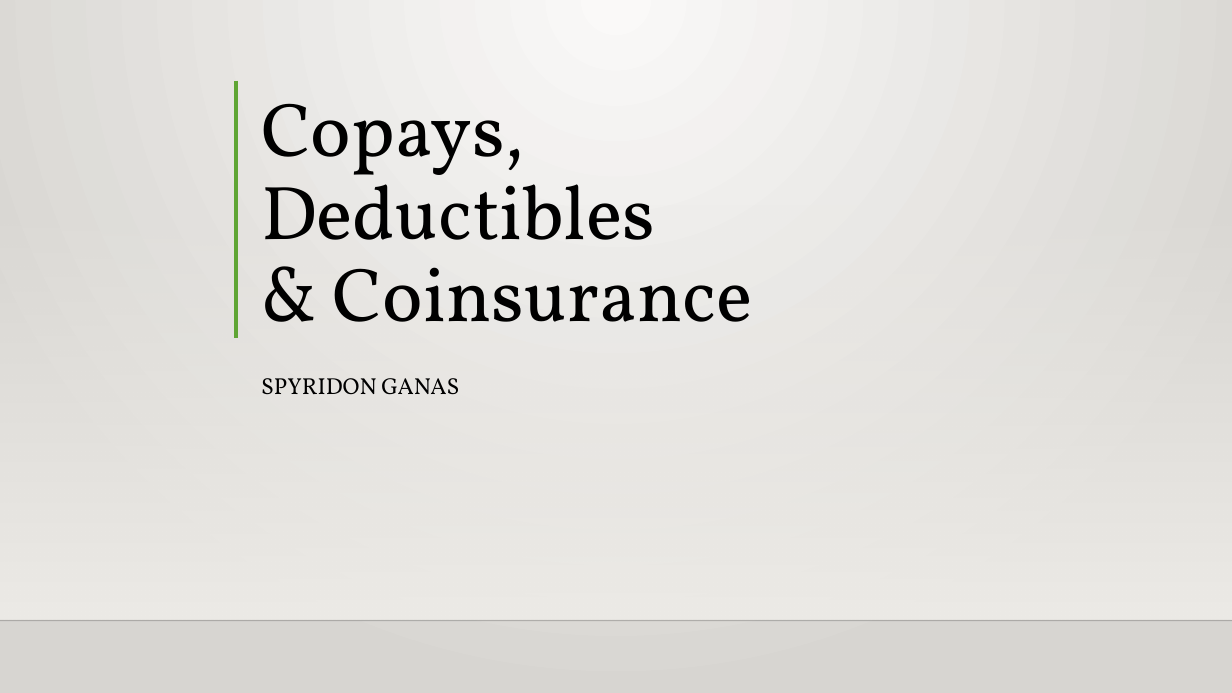
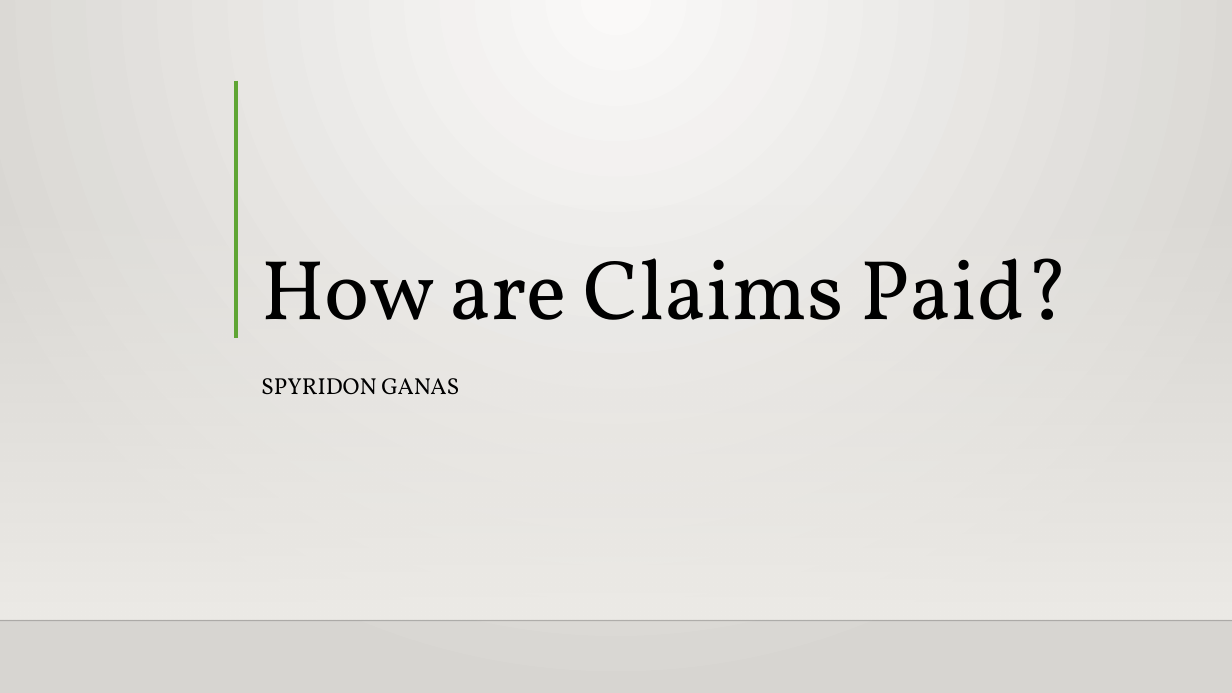
Before and after one commit to Intro-to-APCD/Intro-to-APCD.github.io, a slide deck: slide 1 of PowerPoints/Phase 3 - Claims Terminology/010 How are Claims Paid.pptx. Drawn at 1232x693 pixels with LibreOffice and Linux fonts; fonts in the diff are those of the drawing; background and template pictures are left out. Boxes give left, top, right and bottom in pixels: in the first picture for what was removed or moved away, otherwise in the second. Text is boxed around its words. In the diff, an @@ line names an element or a change of style, - is before the commit and + after.

Commit message:
minor changes

```diff
--- a/PowerPoints/Phase 3 - Claims Terminology/010 How are Claims Paid.pptx
+++ b/PowerPoints/Phase 3 - Claims Terminology/010 How are Claims Paid.pptx
@@ title at bbox=[261, 258, 1070, 320]: text changed; size 59.4 to 66 pt @@
-Copays,
-Deductibles
-& Coinsurance
+How are Claims Paid?
```
